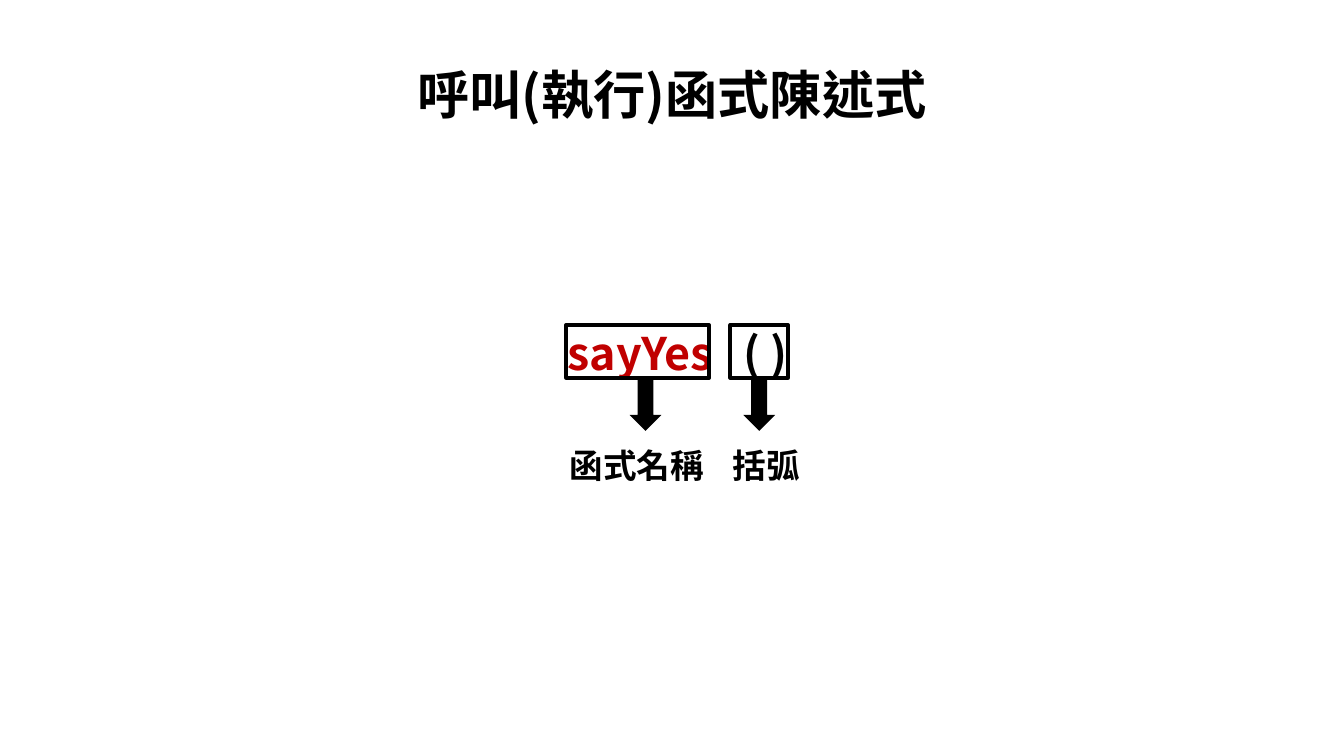
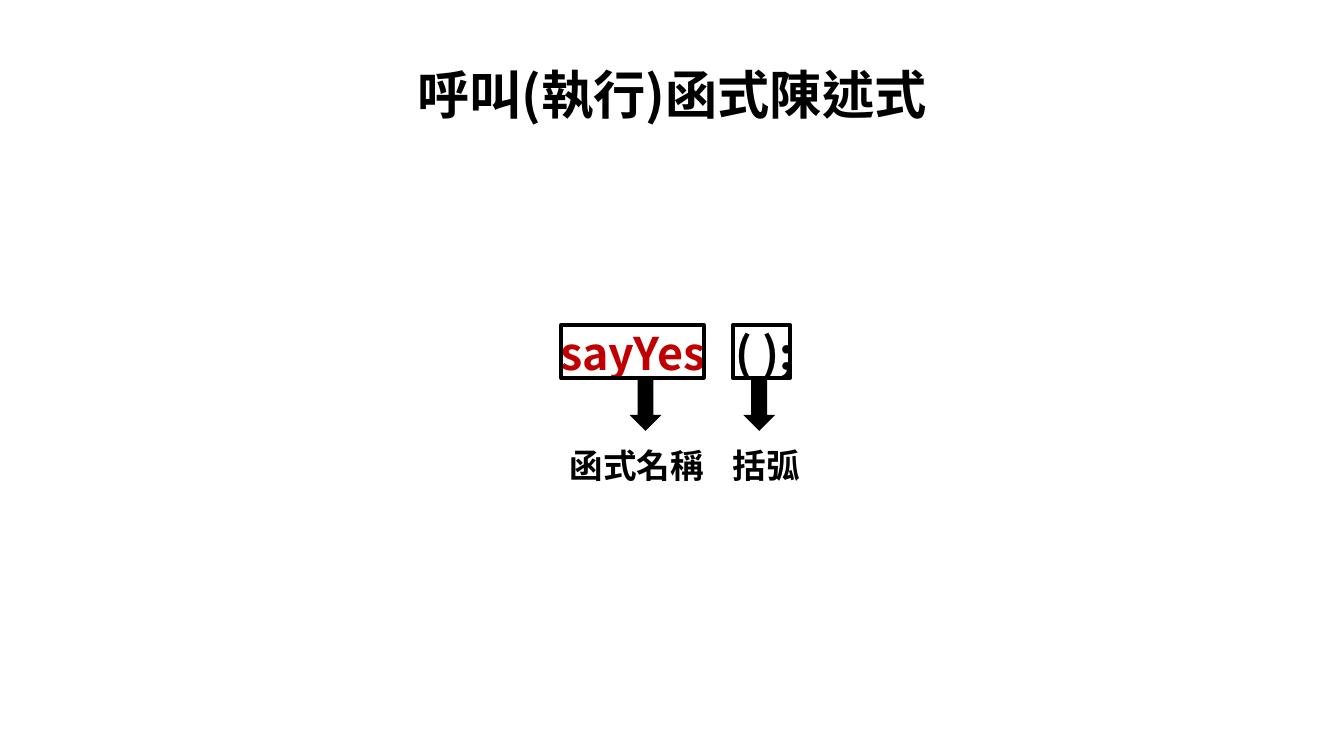
Before and after one commit to allen8101070/JavaScript-PPT, a slide deck: slide 63 of javaScript.pptx (slide 62 before the commit). Drawn at 1344x756 pixels with LibreOffice and Linux fonts; fonts in the diff are those of the drawing; background and template pictures are left out. Boxes give left, top, right and bottom in pixels: in the first picture for what was removed or moved away, otherwise in the second. Text is boxed around its words. In the diff, an @@ line names an element or a change of style, - is before the commit and + after.

```diff
--- a/javaScript.pptx
+++ b/javaScript.pptx
@@ text at (x1=560, y1=324, x2=705, y2=381): text changed @@
-sayYes ( )
+sayYes ( );
@@ rectangle moved from (x1=566, y1=325, x2=708, y2=378) to (x1=560, y1=325, x2=703, y2=378) @@
```
Also in this commit, not shown: 16 other slides changed, 4 slides added, 16 slides removed, 1 other file.
